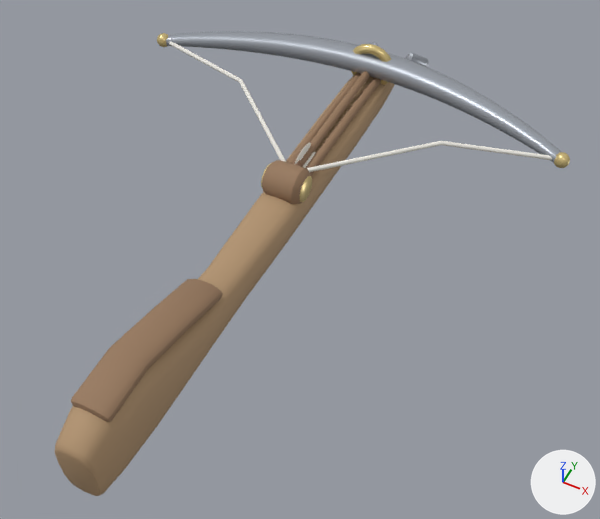
What one commit did to the glTF model models/th31_armbrust.glb.
Camera for both pictures: a 50 mm camera at (0.385, -0.699, 0.859) aimed at (0.051, -0.033, 0.026). Arrows for +X, +Y and +Z are at lower right; the lights stay in place. The picture after the commit comes second. Where no turn or scale is listed for an object, it has been applied to the vertices. Vertices at exactly the same position are counted once.

In view in the first picture: 'Bugel', 'Cylinder.007', 'Dreh', 'Rohr', 'Rohr.001', 'Rohr.002', 'Rohr.003', 'Rohr.004', 'Rohr.007', 'Rohr.008', 'Schaft', 'Sphere', 'Sphere.001', 'Torus' and 2 more.
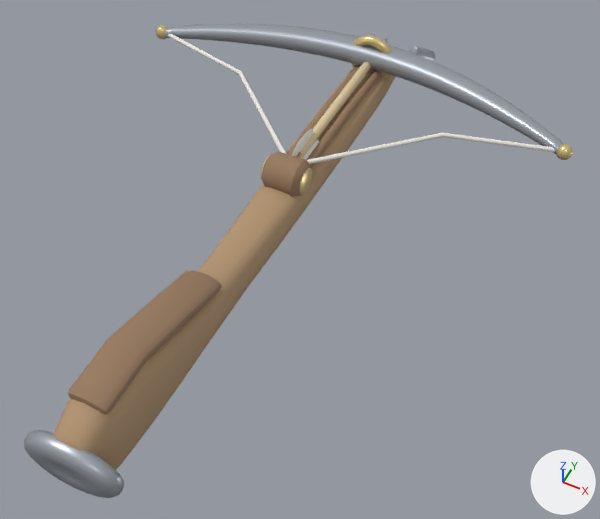
Boxes [x1, y1, x2, y2] around the edits, measured in the pictures (600 x 519 px):
'Schaft', moved: before [55, 76, 395, 496]; after [54, 68, 396, 470]
'Bugel', moved: before [166, 32, 561, 163]; after [165, 23, 564, 154]
'Rohr', moved: before [71, 279, 222, 422]; after [68, 271, 222, 414]
'Dreh.001', reshaped (not visible before): after [24, 430, 124, 498]
'Rohr.004', moved: before [307, 141, 552, 172]; after [307, 132, 555, 164]
'Dreh', moved: before [262, 160, 311, 204]; after [262, 152, 311, 196]
'Rohr.002', moved: before [305, 77, 381, 176]; after [306, 70, 382, 168]
'Rohr.008', reshaped, moved, recoloured: before [300, 71, 370, 167]; after [298, 62, 371, 158]
'Rohr.003', moved (mostly hidden): before [169, 42, 286, 162]; after [168, 34, 286, 154]
'Rohr.001', moved (mostly hidden): before [287, 73, 361, 164]; after [287, 65, 360, 155]
'Torus', moved: before [351, 44, 391, 85]; after [352, 35, 392, 77]
'Rohr.007', moved: before [372, 42, 428, 67]; after [368, 33, 435, 61]
'Cylinder.007', moved: before [261, 163, 312, 202]; after [261, 156, 312, 195]
'Sphere.001', moved: before [554, 152, 570, 168]; after [556, 144, 573, 160]
'Sphere', moved: before [157, 33, 168, 47]; after [156, 25, 167, 39]

What changed in the scene script:
```text
Add mat_bolzen:
    mat_bolzen = principled_material('Bolzen')
    mat_bolzen.base_color = (0.72, 0.58, 0.34)  # beige #ddc89e
    mat_bolzen.roughness = 0.72
Change me_rohr_008:
    used by ob_rohr_008; location = (0.0, 0.0, 0.022)
    remove me_rohr_008.from_pydata(...)  # 60 vertices, 116 faces; spans x -0.006..0.006, y 0.052..0.3, z 0.068..0.08
    remove me_rohr_008.materials.append(mat_holzdkl)  # brown #97795d
    add me_rohr_008.from_pydata(...)  # 72 vertices, 140 faces; spans x -0.007..0.007, y 0.04..0.3, z 0.069..0.083
    me_rohr_008 part 2: 58 vertices removed from x -0.006..0.006, y 0.052..0.3, z 0.068..0.08; 70 vertices added at x -0.007..0.007, y 0.04..0.3, z 0.069..0.083
    add me_rohr_008.materials.append(mat_bolzen)  # beige #ddc89e
Change me_dreh_001:
    used by ob_dreh_001; location = (0.0, 0.0, 0.022)
    remove me_dreh_001.from_pydata(...)  # 71 vertices, 138 faces; spans x -0.0105..0.0105, y 0.3..0.372, z 0.0638..0.0842
    remove me_dreh_001.materials.append(mat_stahl)  # light grey #d1d6dd
    add me_dreh_001.from_pydata(...)  # 197 vertices, 390 faces; spans x -0.0589..0.0589, y -0.452..-0.43, z 0.0248..0.0992
    me_dreh_001 part 1: 197 vertices added at x -0.0589..0.0589, y -0.452..-0.43, z 0.0248..0.0992
    other edits to the shape of me_dreh_001 do not show in these pictures
    add me_dreh_001.materials.append(mat_stahldkl)  # grey #aaafb8
Change ob_schaft:
    ob_schaft.location: (0.0, 0.0, 0.022) -> (0.0, 0.0, 0.037)
Change ob_rohr:
    ob_rohr.location: (0.0, 0.0, 0.022) -> (0.0, 0.0, 0.037)
Change ob_rohr_001:
    ob_rohr_001.location: (0.0, 0.0, 0.022) -> (0.0, 0.0, 0.037)
Change ob_rohr_002:
    ob_rohr_002.location: (0.0, 0.0, 0.022) -> (0.0, 0.0, 0.037)
Change ob_bugel:
    ob_bugel.location: (0.0, 0.0, 0.022) -> (0.0, 0.0, 0.037)
Change ob_sphere:
    ob_sphere.location: (-0.32, 0.226, 0.104) -> (-0.32, 0.226, 0.119)
Change ob_sphere_001:
    ob_sphere_001.location: (0.32, 0.226, 0.104) -> (0.32, 0.226, 0.119)
Change ob_torus:
    ob_torus.location: (0.0, 0.315, 0.1) -> (0.0, 0.315, 0.115)
Change ob_rohr_003:
    ob_rohr_003.location: (0.0, 0.0, 0.022) -> (0.0, 0.0, 0.037)
Change ob_rohr_004:
    ob_rohr_004.location: (0.0, 0.0, 0.022) -> (0.0, 0.0, 0.037)
Change ob_cylinder_007:
    ob_cylinder_007.location: (0.0, 0.03, 0.092) -> (0.0, 0.03, 0.107)
Change ob_dreh:
    ob_dreh.location: (0.0, 0.0, 0.022) -> (0.0, 0.0, 0.037)
Change ob_rohr_007:
    ob_rohr_007.location: (0.0, 0.0, 0.022) -> (0.0, 0.0, 0.037)
Change ob_rohr_008:
    ob_rohr_008.location: (0.0, 0.0, 0.022) -> (0.0, 0.0, 0.037)
```
